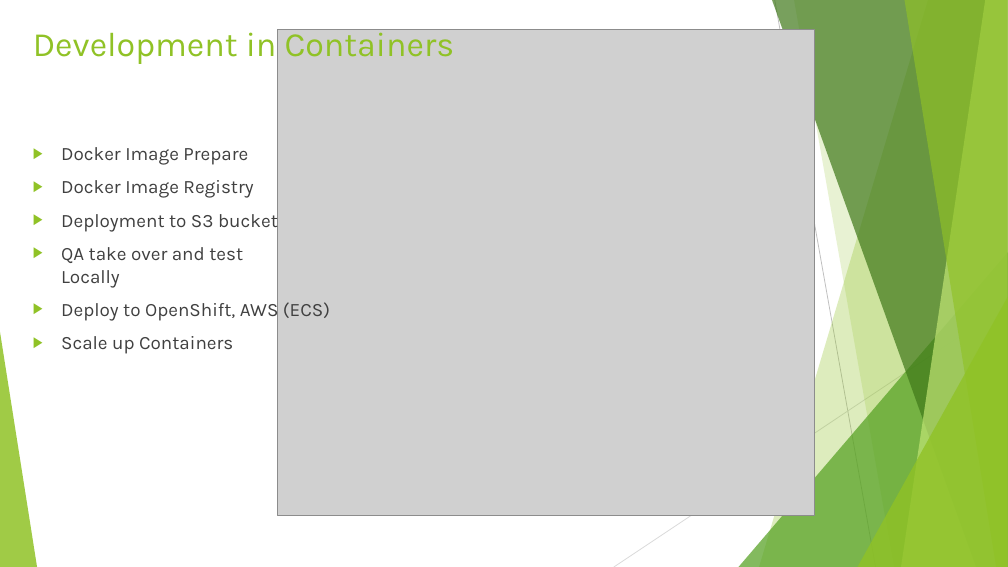
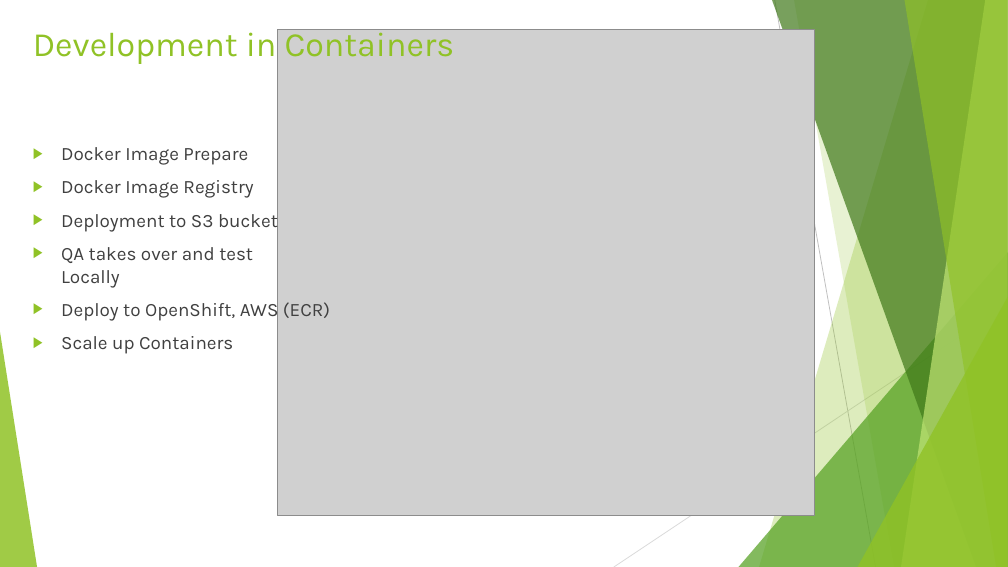
Before and after one commit to rusergei2010/AWSCourse2019, a slide deck: slide 6 of Lecture_6_Docker/Docker_Container.pptx (slide 5 before the commit). Drawn at 1008x567 pixels with LibreOffice and Linux fonts; fonts in the diff are those of the drawing; grey boxes stand for pictures. Boxes give left, top, right and bottom in pixels: in the first picture for what was removed or moved away, otherwise in the second. Text is boxed around its words. In the diff, an @@ line names an element or a change of style, - is before the commit and + after.

```diff
--- a/Lecture_6_Docker/Docker_Container.pptx
+++ b/Lecture_6_Docker/Docker_Container.pptx
@@ text at (61, 247, 330, 322): text changed @@
-▶ QA take over and test
-  Locally
-▶ Deploy to OpenShift, AWS (ECS)
+▶ QA takes over and test
+  Locally
+▶ Deploy to OpenShift, AWS (ECR)
```
Also in this commit, not shown: 2 other slides changed, 1 slide added, 30 other files.
